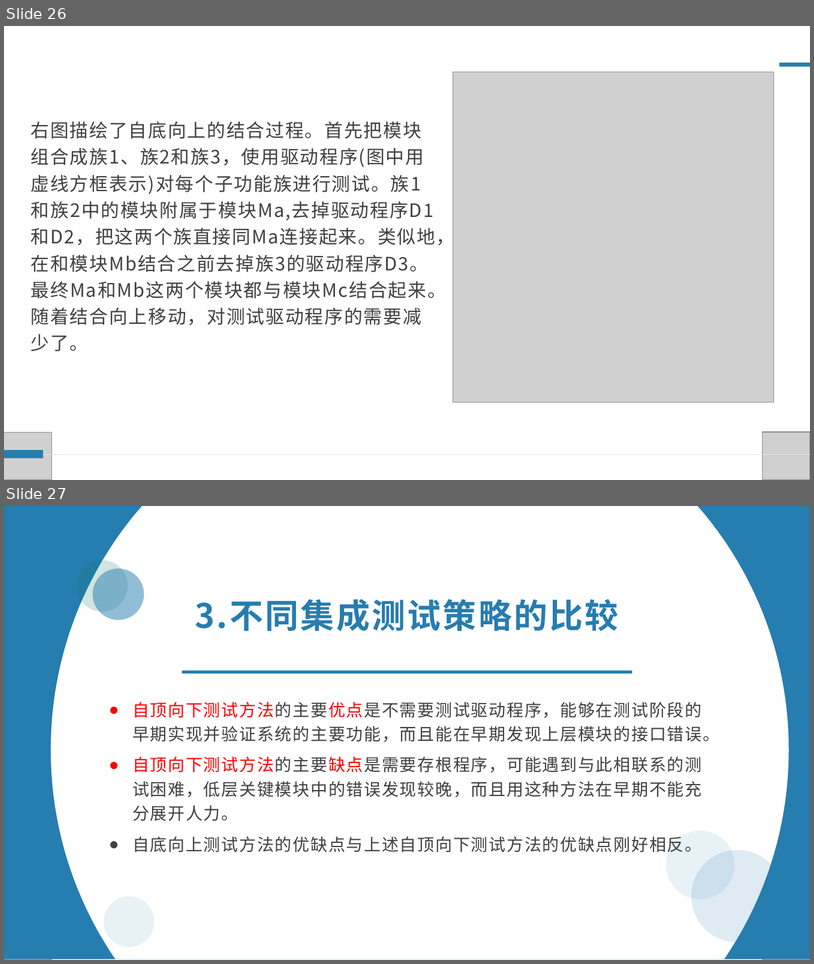
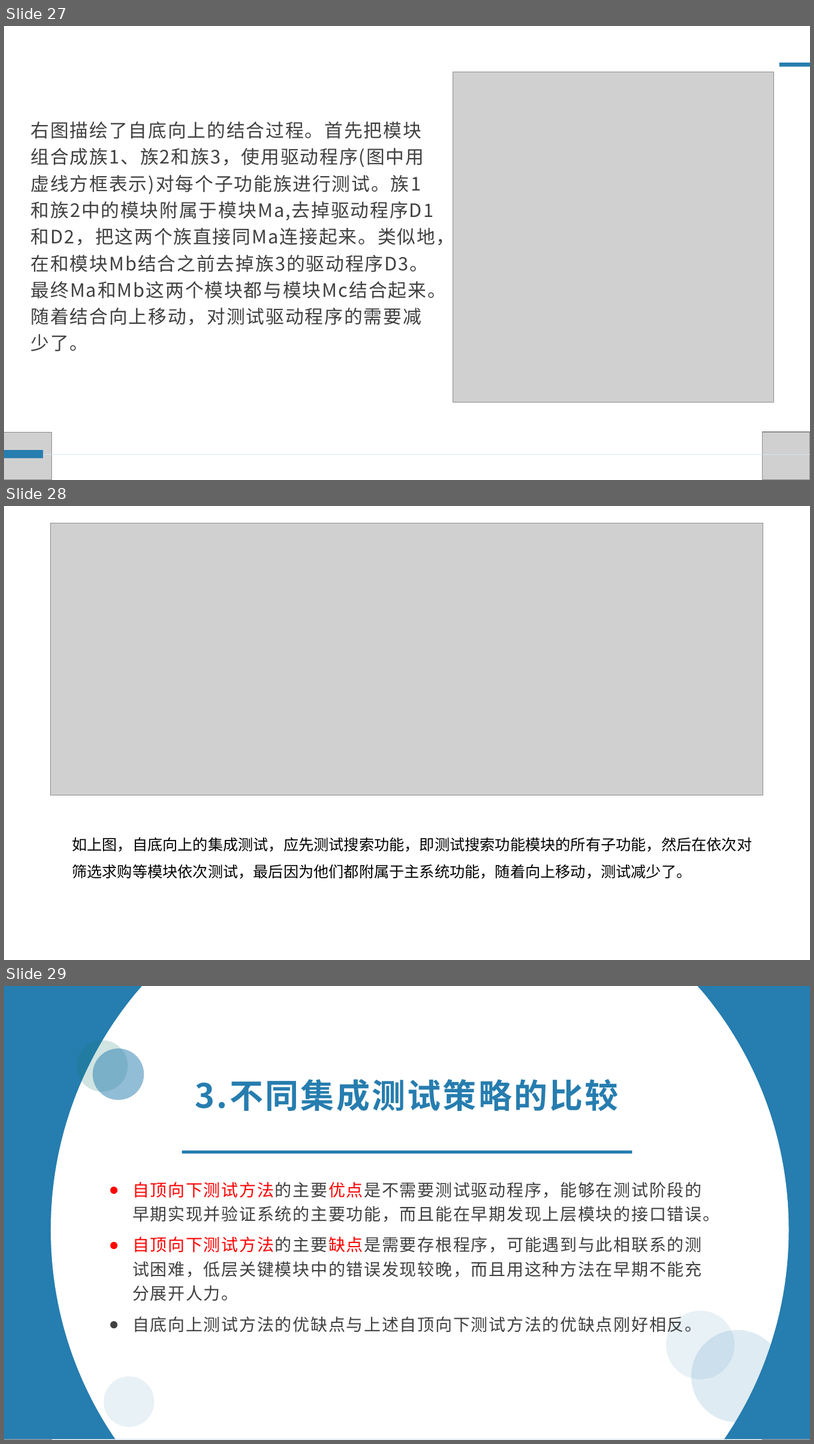
Before and after one commit to xlisses/ruang, a slide deck: implement/翻转PPT1.pptx. Shown one above the other, each under a label of ours: slides 26 and 27 before the commit, slides 27, 28 and 29 after it. The pictures are 814x964 and 814x1444 pixels, drawn with LibreOffice and Linux fonts; fonts in the diff are those of the drawing; grey boxes stand for pictures. Boxes give left, top, right and bottom in pixels: in the first picture for what was removed or moved away, otherwise in the second. Text is boxed around its words. In the diff, an @@ line names an element or a change of style, - is before the commit and + after.

```diff
--- a/implement/翻转PPT1.pptx
+++ b/implement/翻转PPT1.pptx
@@ slide 28 added at <box>4,506,810,960</box>, background #FFFFFF @@
@@ picture added at <box>51,523,764,795</box> @@
@@ text added at <box>72,837,752,879</box>, 18 pt, text #000000 @@
+如上图，自底向上的集成测试，应先测试搜索功能，即测试搜索功能模块的所有子功能，然后在依次对筛选求购等模块依次测试，最后因为他们都附属于主系统功能，随着向上移动，测试减少了。
@@ what was slide 26 is now slide 27 @@
@@ what was slide 27 is now slide 29 @@
```
Also in this commit, not shown: 1 other slide added.
